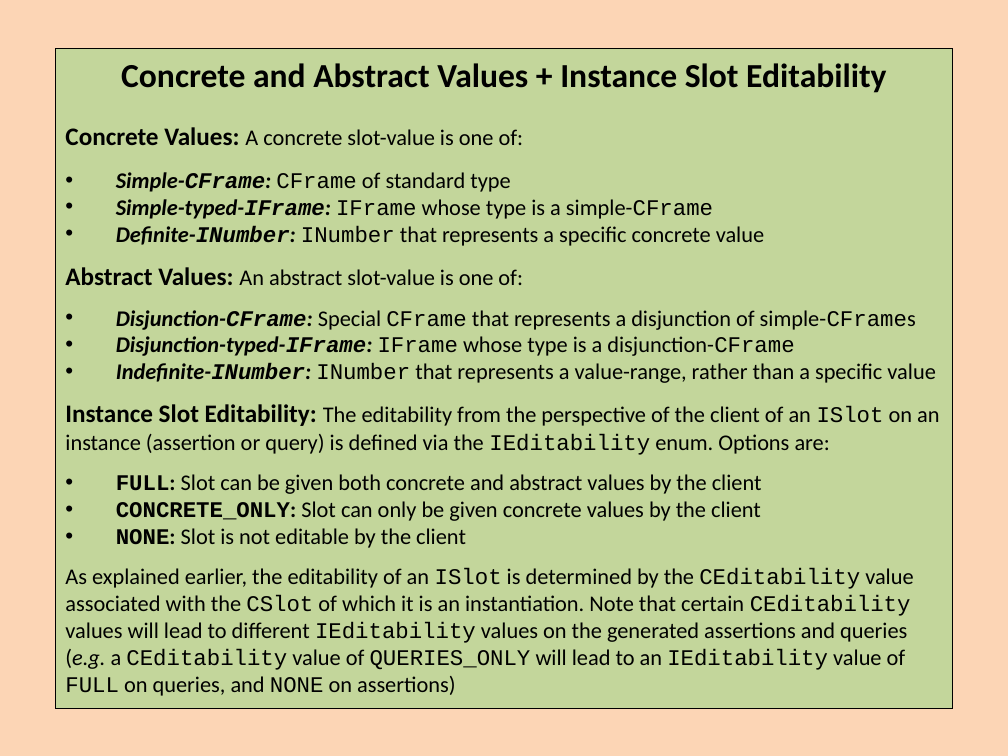
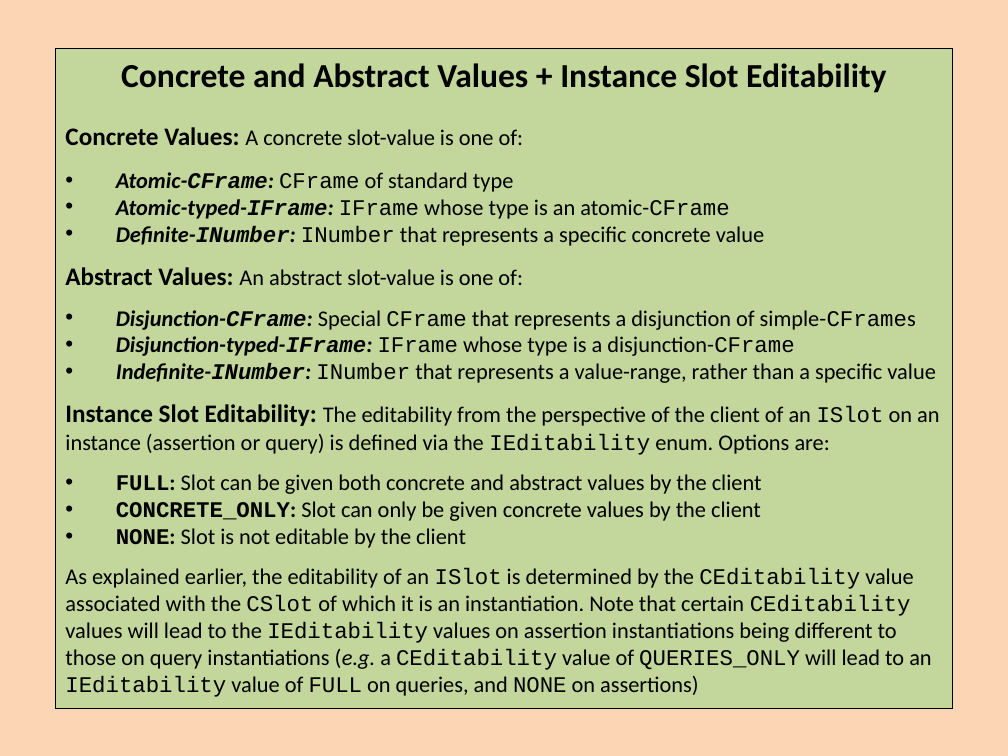
Before and after one commit to colin-puleston/mekon-hobo, a slide deck: slide 33 of docs/MEKON-HOBO Introductory Tutorial.pptx. Drawn at 1008x756 pixels with LibreOffice and Linux fonts; fonts in the diff are those of the drawing. Boxes give left, top, right and bottom in pixels: in the first picture for what was removed or moved away, otherwise in the second. Text is boxed around its words. In the diff, an @@ line names an element or a change of style, - is before the commit and + after.

```diff
--- a/docs/MEKON-HOBO Introductory Tutorial.pptx
+++ b/docs/MEKON-HOBO Introductory Tutorial.pptx
@@ text in rectangle at [116,172,729,219]: text changed @@
-• Simple-CFrame: CFrame of standard type
-• Simple-typed-IFrame: IFrame whose type is a simple-CFrame
+• Atomic-CFrame: CFrame of standard type
+• Atomic-typed-IFrame: IFrame whose type is an atomic-CFrame
@@ text in rectangle at [65,568,931,697]: text changed @@
-As explained earlier, the editability of an ISlot is determined by the CEditability value associated with the CSlot of which it is an instantiation. Note that certain CEditability values will lead to different IEditability values on the generated assertions and queries (e.g. a CEditability value of QUERIES_ONLY will lead to an IEditability value of FULL on queries, and NONE on assertions)
+As explained earlier, the editability of an ISlot is determined by the CEditability value associated with the CSlot of which it is an instantiation. Note that certain CEditability values will lead to the IEditability values on assertion instantiations being different to those on query instantiations (e.g. a CEditability value of QUERIES_ONLY will lead to an IEditability value of FULL on queries, and NONE on assertions)
```
Also in this commit, not shown: 13 other slides changed.
